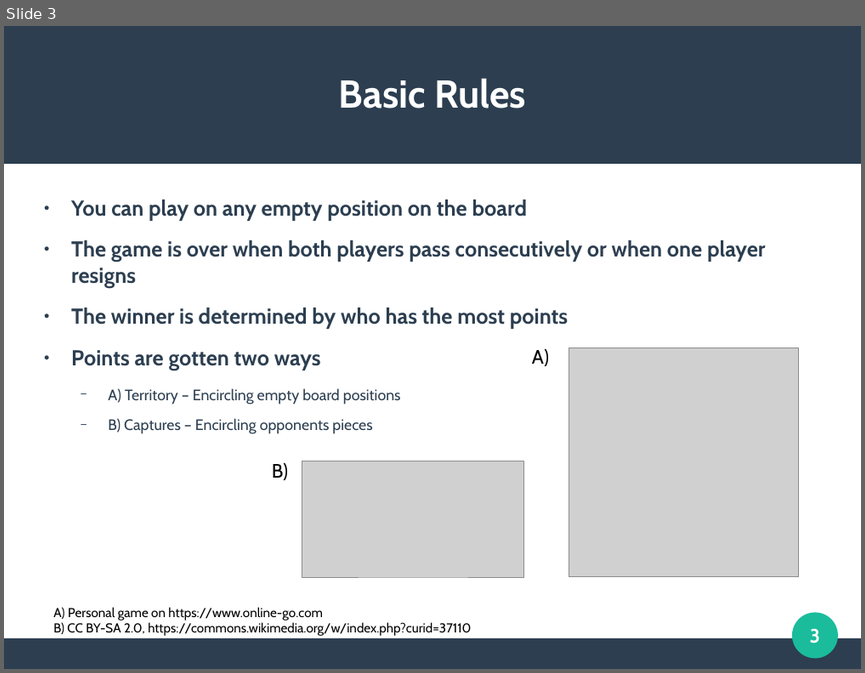
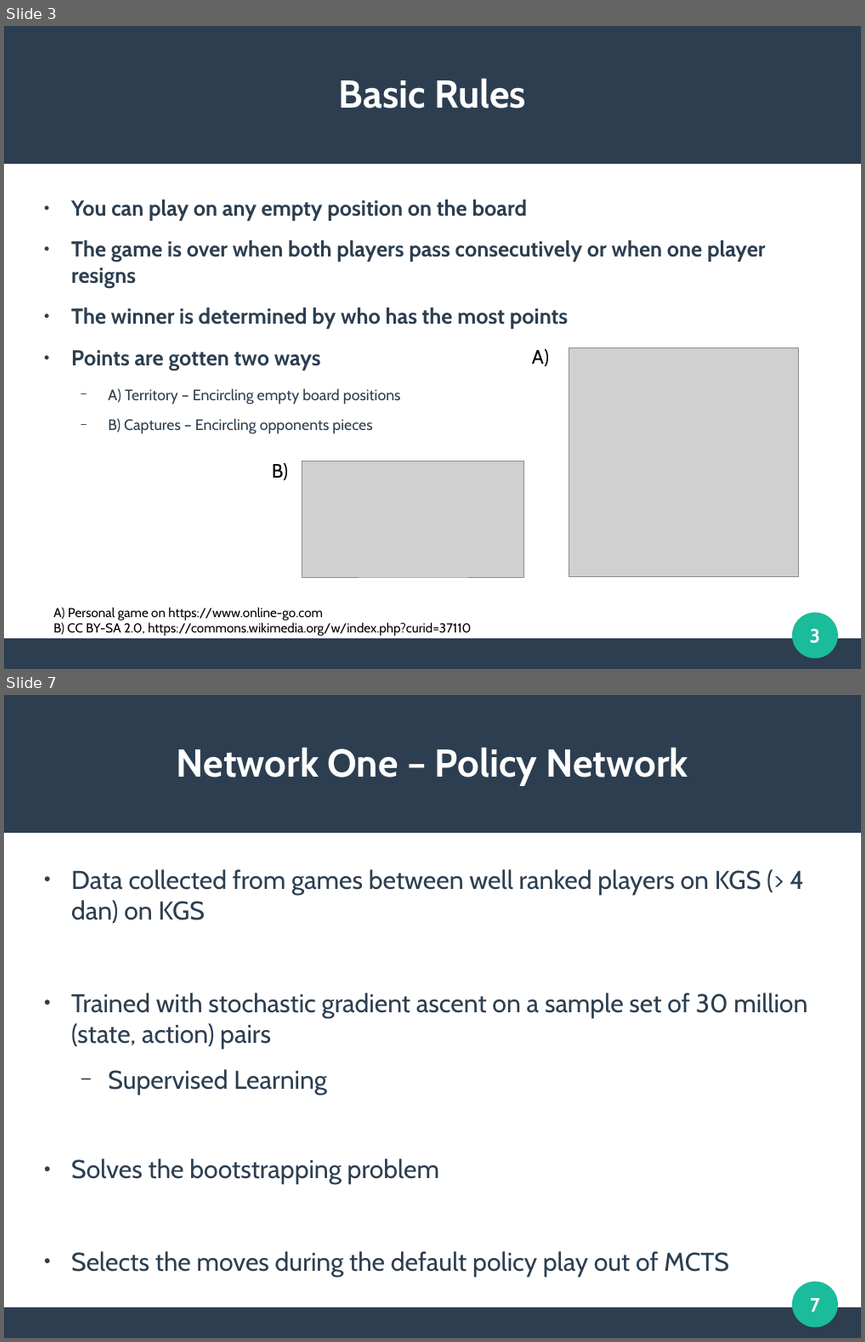
Before and after one commit to DSWallach/CommonLisp-Go, a slide deck: docs/WallachPresentation.odp. Shown one above the other, each under a label of ours: slide 3 before the commit, slides 3 and 7 after it; the slides between them are not shown. The pictures are 865x673 and 865x1342 pixels, drawn with LibreOffice and Linux fonts; fonts in the diff are those of the drawing; grey boxes stand for pictures. Boxes give left, top, right and bottom in pixels: in the first picture for what was removed or moved away, otherwise in the second. Text is boxed around its words. In the diff, an @@ line names an element or a change of style, - is before the commit and + after.

```diff
--- a/docs/WallachPresentation.odp
+++ b/docs/WallachPresentation.odp
@@ slide 7 added at (4,695,861,1338), background #FFFFFF; not listed: 3 template elements that a slide beside it also shows @@
@@ title added at (177,747,688,786), 36 pt, text #FFFFFF, bold @@
+Network One – Policy Network
@@ text added at (71,869,807,1276), 23.8 pt, text #2C3E50 @@
+● Data collected from games between well ranked players on KGS (> 4 dan) on KGS
+● Trained with stochastic gradient ascent on a sample set of 30 million (state, action) pairs
+  − Supervised Learning
+● Solves the bootstrapping problem
+● Selects the moves during the default policy play out of MCTS
@@ page number added at (810,1298,820,1311), 18 pt, text #FFFFFF, bold @@
+7
```
Also in this commit, not shown: 2 slides changed, 6 other slides added, 4 slides removed, 10 other files.
